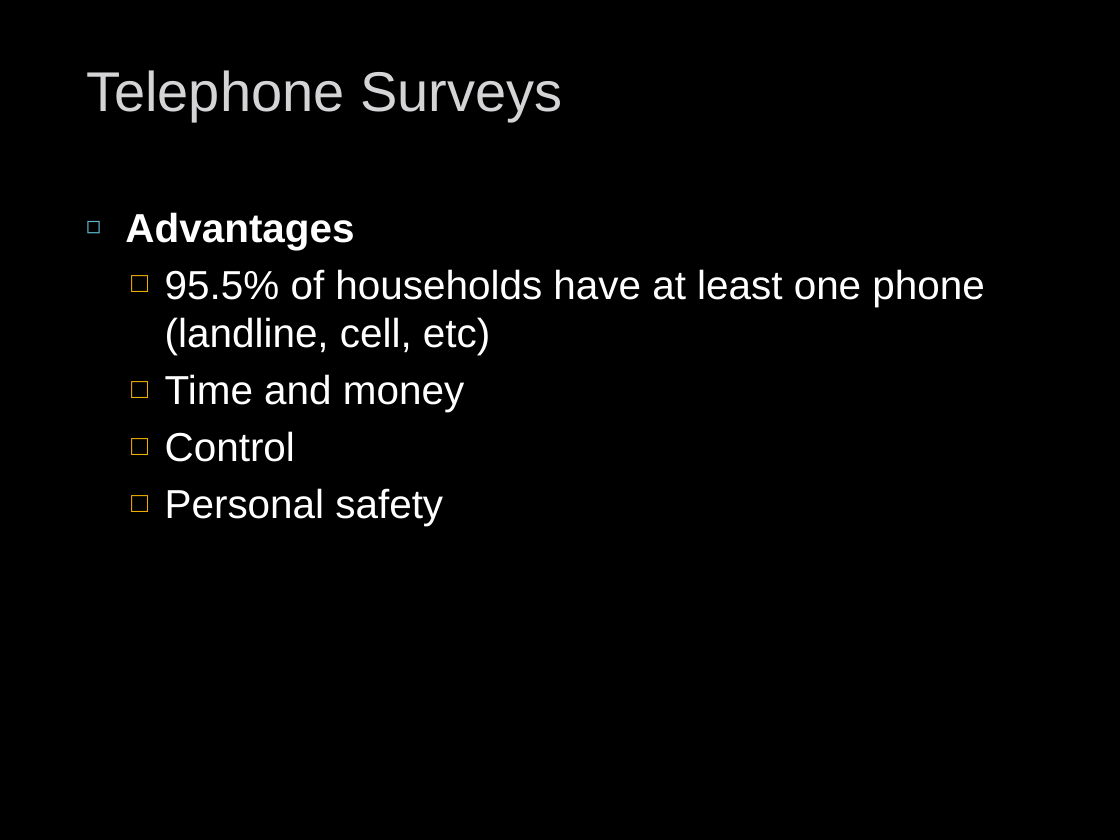
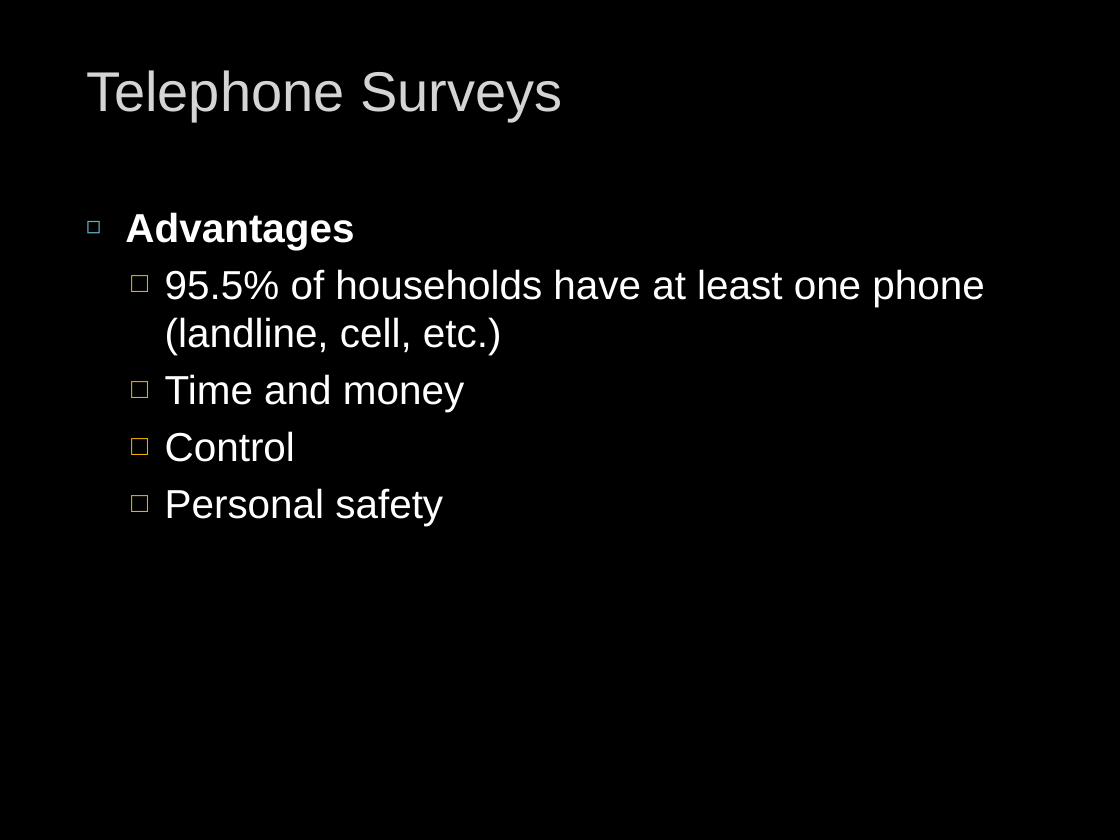
Before and after one commit to npm27/Teaching-Materials, a slide deck: slide 13 of Research Methods/Slides/Survey Research.pptx (slide 17 before the commit). Drawn at 1120x840 pixels with LibreOffice and Linux fonts; fonts in the diff are those of the drawing. Boxes give left, top, right and bottom in pixels: in the first picture for what was removed or moved away, otherwise in the second. Text is boxed around its words. In the diff, an @@ line names an element or a change of style, - is before the commit and + after.

```diff
--- a/Research Methods/Slides/Survey Research.pptx
+++ b/Research Methods/Slides/Survey Research.pptx
@@ text at <box>165,269,984,355</box>: text changed @@
-  □ 95.5% of households have at least one phone (landline, cell, etc)
+  □ 95.5% of households have at least one phone (landline, cell, etc.)
```
Also in this commit, not shown: 3 other slides changed, 8 slides removed.
